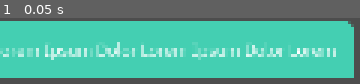
Above: before the commit, frame 1.
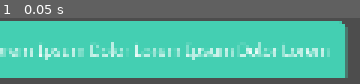
Above: after the commit, the same moment.

Repository: StudioENIGMA/ProjectENIGMA
Game: Godot game, scene res://scenes/my_message.tscn
The game is run twice, just before and just after one commit, with the same random seed, the same clock (stepped at 60 frames per second) and the same inputs. This scene is started directly instead of the project's main scene.
Inputs:
- Up to frame 1 (0.05 s): no input

The runs differ from the first frame. In frame 1, 12% of the frame differs, in the area x 0-99%, y 4-91%.

Commit message:
[0.3.6] STYLE :: CHANGED APP MESSAGE CHAT MARGIN
Body:
(*) changed the margin of the chat of message app
from: [0.3.5]

Diff:
--- a/scenes/messages_chat.tscn
+++ b/scenes/messages_chat.tscn
@@ -18,8 +18,8 @@
 
 [node name="ScrollContainer" type="ScrollContainer" parent="."]
 offset_left = -540.0
-offset_top = -926.0
-offset_right = 539.0
+offset_top = -980.0
+offset_right = 540.0
 offset_bottom = 863.0
 theme_override_styles/panel = SubResource("StyleBoxFlat_th5w6")
 follow_focus = true
@@ -32,7 +32,7 @@
 size_flags_horizontal = 3
 size_flags_vertical = 3
 mouse_filter = 2
-theme_override_constants/separation = 18
+theme_override_constants/separation = 35
 
 [node name="HBoxContainer" type="HBoxContainer" parent="."]
 offset_left = -535.0
@@ -44,9 +44,9 @@
 
 [node name="Button" type="Button" parent="."]
 offset_left = -474.0
-offset_top = -1117.0
+offset_top = -1142.0
 offset_right = -213.0
-offset_bottom = -642.0
+offset_bottom = -667.0
 scale = Vector2(0.154, 0.154)
 theme_override_colors/font_color = Color(0, 0, 0, 1)
 theme_override_fonts/font = ExtResource("2_s3mx7")
--- a/scenes/my_message.tscn
+++ b/scenes/my_message.tscn
@@ -20,7 +20,7 @@
 offset_right = 310.0
 offset_bottom = 106.0
 size_flags_horizontal = 8
-theme_override_constants/margin_right = 20
+theme_override_constants/margin_right = 40
 script = ExtResource("1_430fi")
 
 [node name="PanelContainer" type="PanelContainer" parent="."]
--- a/scenes/others_message.tscn
+++ b/scenes/others_message.tscn
@@ -19,7 +19,7 @@
 offset_right = 126.0
 offset_bottom = 109.0
 size_flags_horizontal = 0
-theme_override_constants/margin_left = 20
+theme_override_constants/margin_left = 40
 script = ExtResource("1_kjful")
 
 [node name="PanelContainer" type="PanelContainer" parent="."]
Not shown: 1 places in scenes/messages_chat.tscn that only renumber resources
Not shown, added: scenes/scroll_container.gd.uid
Not shown, added: scripts/messages/scroll_container.gd.uid
